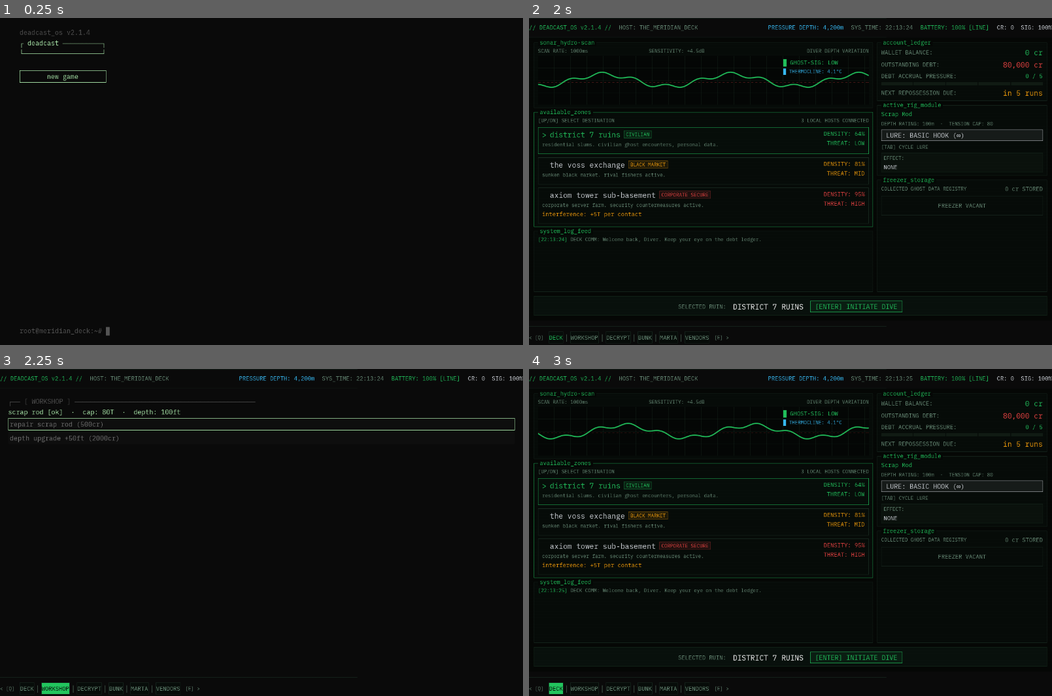
Above: before the commit, frames 1-4 (two rows, left to right).
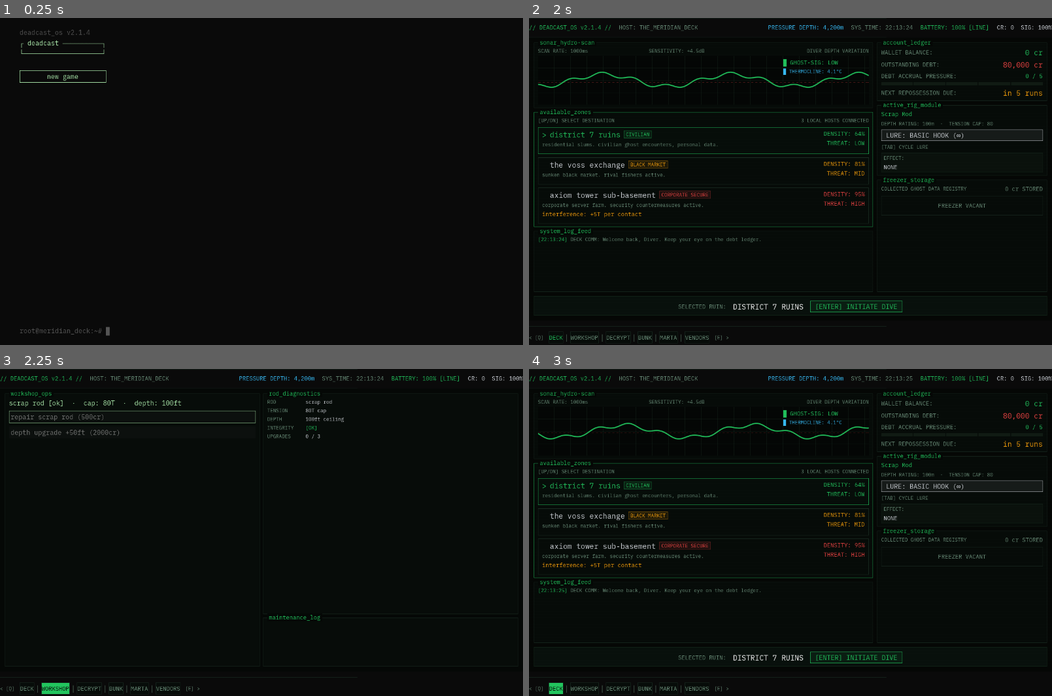
Above: after the commit, the same moments.

Repository: Teeohbee/deadcast
Game: Godot game, scene res://scenes/title_screen/TitleScreen.tscn
Two runs of this game, one before a commit and one after it. Both use one fixed random seed, a clock stepped at 60 frames per second and the inputs below.
Inputs (mouse positions are in pixels of both pictures, inside the frame that each line leads up to):
- Up to frame 1 (0.25 s): no input
- Up to frame 2 (2 s): click "new game" at 0.5 s; tap Enter at 1.25 s; move the mouse to (905, 165) at 1.27 s; hold Tab (cycle_lure) from 1.28 s (still down); click (905, 165) at 1.42 s
- Up to frame 3 (2.25 s): release Tab (cycle_lure) at 2 s; click "WORKSHOP" at 2 s
- Up to frame 4 (3 s): click "DECK" at 2.75 s

Frames 1-2 are identical in both runs. In frame 3, 1.8% of the frame differs, in the area x 1-99%, y 6-77%; in frame 4, nothing differs.

Commit message:
refactor: restructure Workshop.tscn to two-column deck layout
Replace flat VBoxContainer with MarginContainer/HBox two-column layout.
Left column wraps controls in a TerminalPanel; right column holds
RodDiagnosticsPanel and MaintenanceLogPanel instances. Update Workshop.gd
@onready paths and remove TitleLabel reference to match new node tree.

Diff:
--- a/scenes/barge_hub/Workshop.gd
+++ b/scenes/barge_hub/Workshop.gd
@@ -4,10 +4,10 @@
 const DEPTH_UPGRADE_BASE_COST: int = 2000
 const DEPTH_UPGRADE_AMOUNT: int = 50
 
-@onready var rod_label: Label = $VBoxContainer/RodLabel
-@onready var repair_button: Button = $VBoxContainer/RepairButton
-@onready var depth_upgrade_button: Button = $VBoxContainer/DepthUpgradeButton
-@onready var message_label: Label = $VBoxContainer/MessageLabel
+@onready var rod_label: Label = $MarginContainer/HBox/LeftColumn/ControlPanel/VBox/RodLabel
+@onready var repair_button: Button = $MarginContainer/HBox/LeftColumn/ControlPanel/VBox/RepairButton
+@onready var depth_upgrade_button: Button = $MarginContainer/HBox/LeftColumn/ControlPanel/VBox/DepthUpgradeButton
+@onready var message_label: Label = $MarginContainer/HBox/LeftColumn/ControlPanel/VBox/MessageLabel
 
 func _ready() -> void:
 	self.theme = UIStyle.get_theme()
@@ -16,8 +16,6 @@
 		btn.alignment = HORIZONTAL_ALIGNMENT_LEFT
 		UIStyle.apply_button(btn)
 
-	$VBoxContainer/TitleLabel.text = "┌── [ WORKSHOP ] ──────────────────────────────────────────────"
-	UIStyle.apply_label($VBoxContainer/TitleLabel, UIStyle.COL_DIM)
 	UIStyle.apply_label(rod_label, UIStyle.COL_TEXT)
 	UIStyle.apply_label(message_label, UIStyle.COL_DIM)
 
--- a/scenes/barge_hub/Workshop.tscn
+++ b/scenes/barge_hub/Workshop.tscn
@@ -1,6 +1,9 @@
-[gd_scene load_steps=2 format=3]
+[gd_scene load_steps=5 format=3]
 
 [ext_resource type="Script" path="res://scenes/barge_hub/Workshop.gd" id="1_ws"]
+[ext_resource type="Script" path="res://scenes/barge_hub/panels/terminal_panel.gd" id="2_tp"]
+[ext_resource type="PackedScene" path="res://scenes/barge_hub/panels/RodDiagnosticsPanel.tscn" id="3_rdp"]
+[ext_resource type="PackedScene" path="res://scenes/barge_hub/panels/MaintenanceLogPanel.tscn" id="4_mlp"]
 
 [node name="Workshop" type="Control"]
 script = ExtResource("1_ws")
@@ -14,30 +17,50 @@
 anchors_preset = 15
 anchor_right = 1.0
 anchor_bottom = 1.0
-color = Color(0.0392, 0.0392, 0.0392, 1)
+color = Color(0.0196, 0.0314, 0.0235, 1)
 mouse_filter = 2
 
-[node name="VBoxContainer" type="VBoxContainer" parent="."]
+[node name="MarginContainer" type="MarginContainer" parent="."]
 layout_mode = 1
 anchors_preset = 15
 anchor_right = 1.0
 anchor_bottom = 1.0
-offset_left = 20.0
-offset_top = 20.0
-offset_right = -20.0
-offset_bottom = -20.0
+theme_override_constants/margin_left = 12
+theme_override_constants/margin_top = 12
+theme_override_constants/margin_right = 12
+theme_override_constants/margin_bottom = 12
 
-[node name="TitleLabel" type="Label" parent="VBoxContainer"]
-text = "WORKSHOP"
+[node name="HBox" type="HBoxContainer" parent="MarginContainer"]
+theme_override_constants/separation = 8
 
-[node name="RodLabel" type="Label" parent="VBoxContainer"]
+[node name="LeftColumn" type="VBoxContainer" parent="MarginContainer/HBox"]
+size_flags_horizontal = 3
+
+[node name="ControlPanel" type="PanelContainer" parent="MarginContainer/HBox/LeftColumn"]
+script = ExtResource("2_tp")
+size_flags_vertical = 3
+title = "workshop_ops"
+
+[node name="VBox" type="VBoxContainer" parent="MarginContainer/HBox/LeftColumn/ControlPanel"]
+theme_override_constants/separation = 8
+
+[node name="RodLabel" type="Label" parent="MarginContainer/HBox/LeftColumn/ControlPanel/VBox"]
 text = ""
 
-[node name="RepairButton" type="Button" parent="VBoxContainer"]
+[node name="RepairButton" type="Button" parent="MarginContainer/HBox/LeftColumn/ControlPanel/VBox"]
 text = "Repair Rod"
 
-[node name="DepthUpgradeButton" type="Button" parent="VBoxContainer"]
+[node name="DepthUpgradeButton" type="Button" parent="MarginContainer/HBox/LeftColumn/ControlPanel/VBox"]
 text = "Depth Upgrade"
 
-[node name="MessageLabel" type="Label" parent="VBoxContainer"]
+[node name="MessageLabel" type="Label" parent="MarginContainer/HBox/LeftColumn/ControlPanel/VBox"]
 text = ""
+
+[node name="RightColumn" type="VBoxContainer" parent="MarginContainer/HBox"]
+size_flags_horizontal = 3
+theme_override_constants/separation = 8
+
+[node name="RodDiagnosticsPanel" parent="MarginContainer/HBox/RightColumn" instance=ExtResource("3_rdp")]
+size_flags_vertical = 3
+
+[node name="MaintenanceLogPanel" parent="MarginContainer/HBox/RightColumn" instance=ExtResource("4_mlp")]
